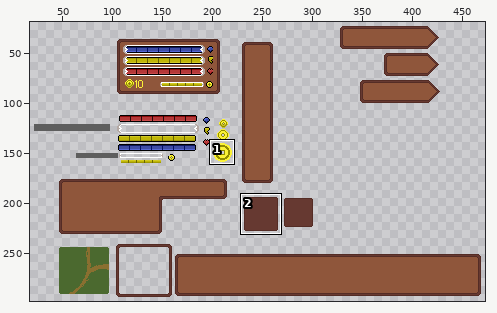
File history of a pixel-art file, new Beagger/Assets/GUI/Sprites/GameHUD/new game hud.ase. Above, an overview of the earlier version with the close-up marked.
Close-up. Old version:
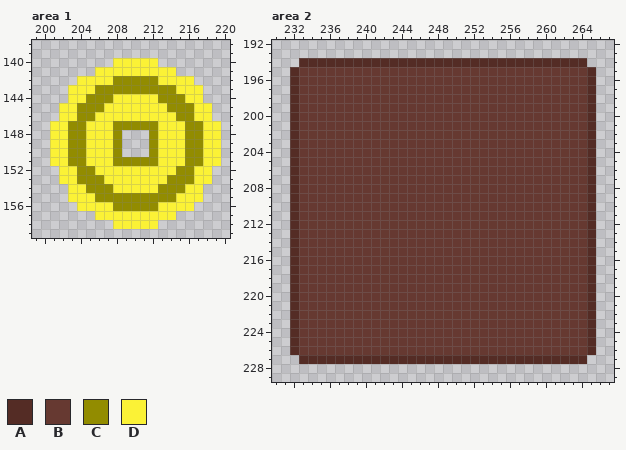
500x500 pixels, 1 frame. Shown: area 1: x 199..220, y 138..159; area 2: x 230..267, y 192..229. The wide view leaves out empty margins. The commit also changed other parts of the picture, which this record leaves out.
Palette (. is transparent): A #542c25  B #663931  C #928c00  D #fbf236
And afterwards:
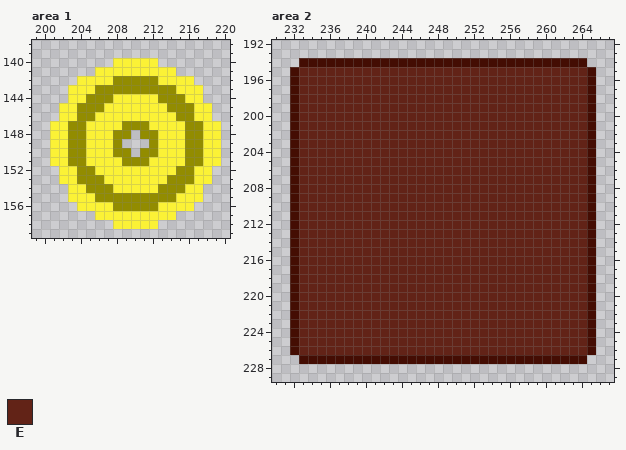
Colours new in this view: E #622317
Difference:
@@ palette @@
-A #542c25
+A #440d03
--- area 1
@@ x 206..214 @@
 146 DDDDDDDDD
-147 DDCCCCCDD
-148 DDC...CDD
+147 DDDCCCDDD
+148 DDCC.CCDD
 149 DDC...CDD
-150 DDC...CDD
-151 DDCCCCCDD
+150 DDCC.CCDD
+151 DDDCCCDDD
 152 DDDDDDDDD
--- area 2
@@ x 230..267 @@
 194 ...AAAAAAAAAAAAAAAAAAAAAAAAAAAAAAAA...
-195 ..ABBBBBBBBBBBBBBBBBBBBBBBBBBBBBBBBA..
-196 ..ABBBBBBBBBBBBBBBBBBBBBBBBBBBBBBBBA..
-197 ..ABBBBBBBBBBBBBBBBBBBBBBBBBBBBBBBBA..
-198 ..ABBBBBBBBBBBBBBBBBBBBBBBBBBBBBBBBA..
-199 ..ABBBBBBBBBBBBBBBBBBBBBBBBBBBBBBBBA..
-200 ..ABBBBBBBBBBBBBBBBBBBBBBBBBBBBBBBBA..
-201 ..ABBBBBBBBBBBBBBBBBBBBBBBBBBBBBBBBA..
-202 ..ABBBBBBBBBBBBBBBBBBBBBBBBBBBBBBBBA..
-203 ..ABBBBBBBBBBBBBBBBBBBBBBBBBBBBBBBBA..
-204 ..ABBBBBBBBBBBBBBBBBBBBBBBBBBBBBBBBA..
-205 ..ABBBBBBBBBBBBBBBBBBBBBBBBBBBBBBBBA..
-206 ..ABBBBBBBBBBBBBBBBBBBBBBBBBBBBBBBBA..
-207 ..ABBBBBBBBBBBBBBBBBBBBBBBBBBBBBBBBA..
-208 ..ABBBBBBBBBBBBBBBBBBBBBBBBBBBBBBBBA..
-209 ..ABBBBBBBBBBBBBBBBBBBBBBBBBBBBBBBBA..
-210 ..ABBBBBBBBBBBBBBBBBBBBBBBBBBBBBBBBA..
-211 ..ABBBBBBBBBBBBBBBBBBBBBBBBBBBBBBBBA..
-212 ..ABBBBBBBBBBBBBBBBBBBBBBBBBBBBBBBBA..
-213 ..ABBBBBBBBBBBBBBBBBBBBBBBBBBBBBBBBA..
-214 ..ABBBBBBBBBBBBBBBBBBBBBBBBBBBBBBBBA..
-215 ..ABBBBBBBBBBBBBBBBBBBBBBBBBBBBBBBBA..
-216 ..ABBBBBBBBBBBBBBBBBBBBBBBBBBBBBBBBA..
-217 ..ABBBBBBBBBBBBBBBBBBBBBBBBBBBBBBBBA..
-218 ..ABBBBBBBBBBBBBBBBBBBBBBBBBBBBBBBBA..
-219 ..ABBBBBBBBBBBBBBBBBBBBBBBBBBBBBBBBA..
-220 ..ABBBBBBBBBBBBBBBBBBBBBBBBBBBBBBBBA..
-221 ..ABBBBBBBBBBBBBBBBBBBBBBBBBBBBBBBBA..
-222 ..ABBBBBBBBBBBBBBBBBBBBBBBBBBBBBBBBA..
-223 ..ABBBBBBBBBBBBBBBBBBBBBBBBBBBBBBBBA..
-224 ..ABBBBBBBBBBBBBBBBBBBBBBBBBBBBBBBBA..
-225 ..ABBBBBBBBBBBBBBBBBBBBBBBBBBBBBBBBA..
-226 ..ABBBBBBBBBBBBBBBBBBBBBBBBBBBBBBBBA..
+195 ..AEEEEEEEEEEEEEEEEEEEEEEEEEEEEEEEEA..
+196 ..AEEEEEEEEEEEEEEEEEEEEEEEEEEEEEEEEA..
+197 ..AEEEEEEEEEEEEEEEEEEEEEEEEEEEEEEEEA..
+198 ..AEEEEEEEEEEEEEEEEEEEEEEEEEEEEEEEEA..
+199 ..AEEEEEEEEEEEEEEEEEEEEEEEEEEEEEEEEA..
+200 ..AEEEEEEEEEEEEEEEEEEEEEEEEEEEEEEEEA..
+201 ..AEEEEEEEEEEEEEEEEEEEEEEEEEEEEEEEEA..
+202 ..AEEEEEEEEEEEEEEEEEEEEEEEEEEEEEEEEA..
+203 ..AEEEEEEEEEEEEEEEEEEEEEEEEEEEEEEEEA..
+204 ..AEEEEEEEEEEEEEEEEEEEEEEEEEEEEEEEEA..
+205 ..AEEEEEEEEEEEEEEEEEEEEEEEEEEEEEEEEA..
+206 ..AEEEEEEEEEEEEEEEEEEEEEEEEEEEEEEEEA..
+207 ..AEEEEEEEEEEEEEEEEEEEEEEEEEEEEEEEEA..
+208 ..AEEEEEEEEEEEEEEEEEEEEEEEEEEEEEEEEA..
+209 ..AEEEEEEEEEEEEEEEEEEEEEEEEEEEEEEEEA..
+210 ..AEEEEEEEEEEEEEEEEEEEEEEEEEEEEEEEEA..
+211 ..AEEEEEEEEEEEEEEEEEEEEEEEEEEEEEEEEA..
+212 ..AEEEEEEEEEEEEEEEEEEEEEEEEEEEEEEEEA..
+213 ..AEEEEEEEEEEEEEEEEEEEEEEEEEEEEEEEEA..
+214 ..AEEEEEEEEEEEEEEEEEEEEEEEEEEEEEEEEA..
+215 ..AEEEEEEEEEEEEEEEEEEEEEEEEEEEEEEEEA..
+216 ..AEEEEEEEEEEEEEEEEEEEEEEEEEEEEEEEEA..
+217 ..AEEEEEEEEEEEEEEEEEEEEEEEEEEEEEEEEA..
+218 ..AEEEEEEEEEEEEEEEEEEEEEEEEEEEEEEEEA..
+219 ..AEEEEEEEEEEEEEEEEEEEEEEEEEEEEEEEEA..
+220 ..AEEEEEEEEEEEEEEEEEEEEEEEEEEEEEEEEA..
+221 ..AEEEEEEEEEEEEEEEEEEEEEEEEEEEEEEEEA..
+222 ..AEEEEEEEEEEEEEEEEEEEEEEEEEEEEEEEEA..
+223 ..AEEEEEEEEEEEEEEEEEEEEEEEEEEEEEEEEA..
+224 ..AEEEEEEEEEEEEEEEEEEEEEEEEEEEEEEEEA..
+225 ..AEEEEEEEEEEEEEEEEEEEEEEEEEEEEEEEEA..
+226 ..AEEEEEEEEEEEEEEEEEEEEEEEEEEEEEEEEA..
 227 ...AAAAAAAAAAAAAAAAAAAAAAAAAAAAAAAA...
Pixel boxes of the changes (left, top, right, bottom) in both close-ups:
changed: (113, 121, 158, 166)
changed: (290, 58, 596, 364)
